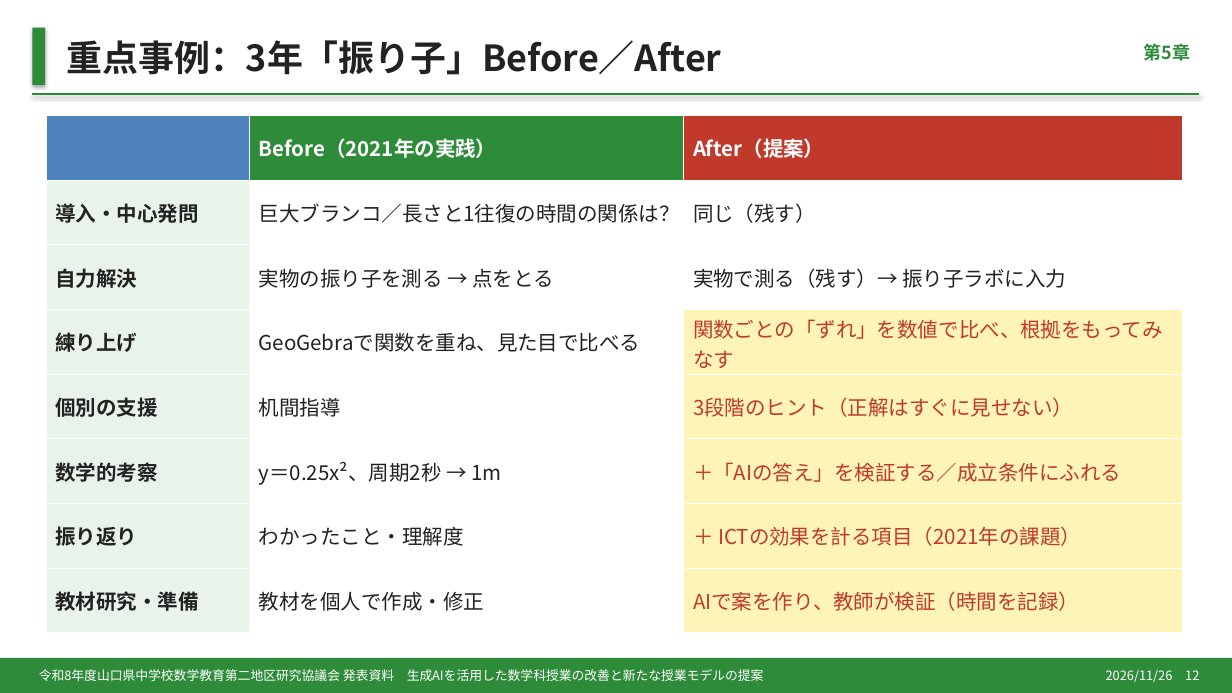
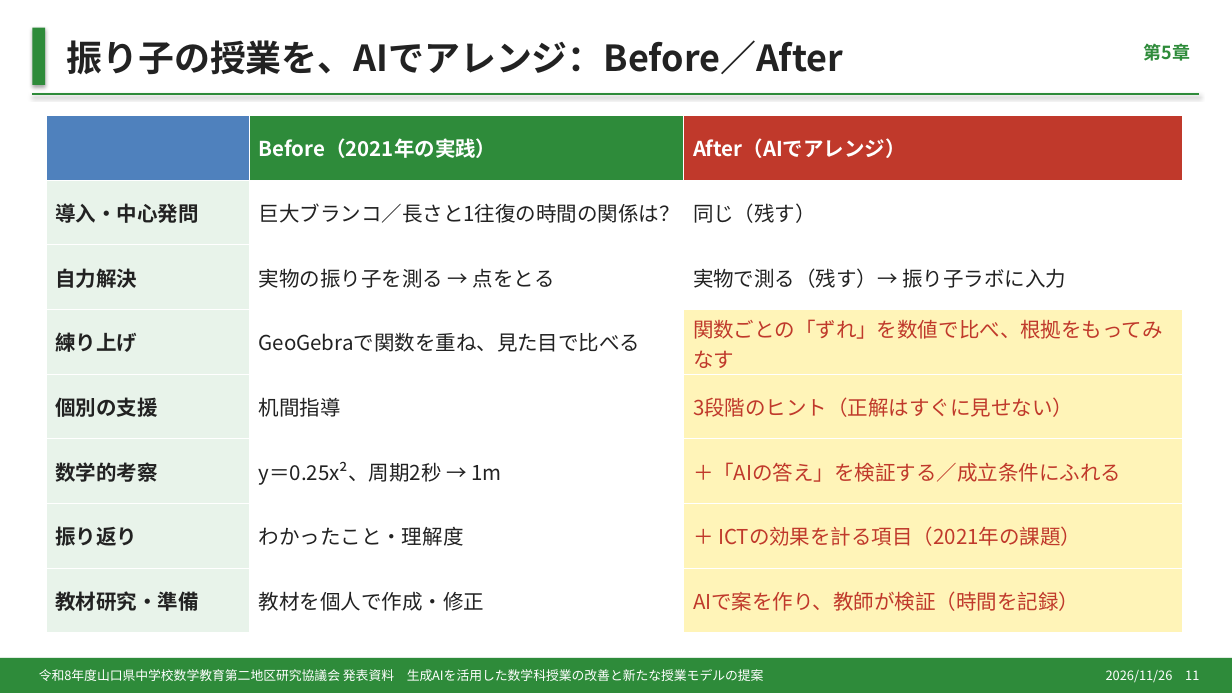
Before and after one commit to margiela14th-sudo/my-ai-project, a slide deck: slide 11 of 07_完成資料/県大会発表_生成AI授業再構築.pptx (slide 12 before the commit). Drawn at 1232x693 pixels with LibreOffice and Linux fonts; fonts in the diff are those of the drawing. Boxes give left, top, right and bottom in pixels: in the first picture for what was removed or moved away, otherwise in the second. Text is boxed around its words. In the diff, an @@ line names an element or a change of style, - is before the commit and + after.

```diff
--- a/07_完成資料/県大会発表_生成AI授業再構築.pptx
+++ b/07_完成資料/県大会発表_生成AI授業再構築.pptx
@@ text at [66,40,843,75]: text changed @@
-重点事例：3年「振り子」Before／After
+振り子の授業を、AIでアレンジ：Before／After
@@ table at [46,116,1183,633] @@
-row 1, column 3: After（提案）
+row 1, column 3: After（AIでアレンジ）
@@ text at [1106,670,1199,683]: text changed @@
-2026/11/26 12
+2026/11/26 11
```
Also in this commit, not shown: 14 other slides changed, 2 slides added, 2 slides removed, 8 other files.
